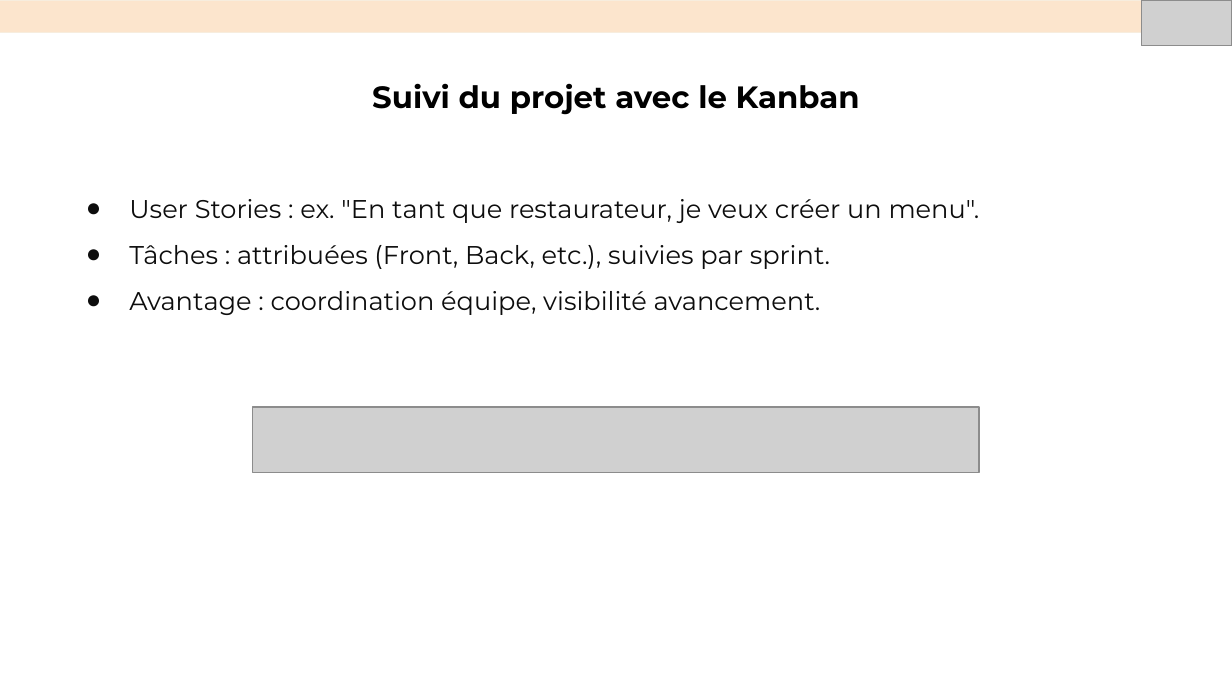
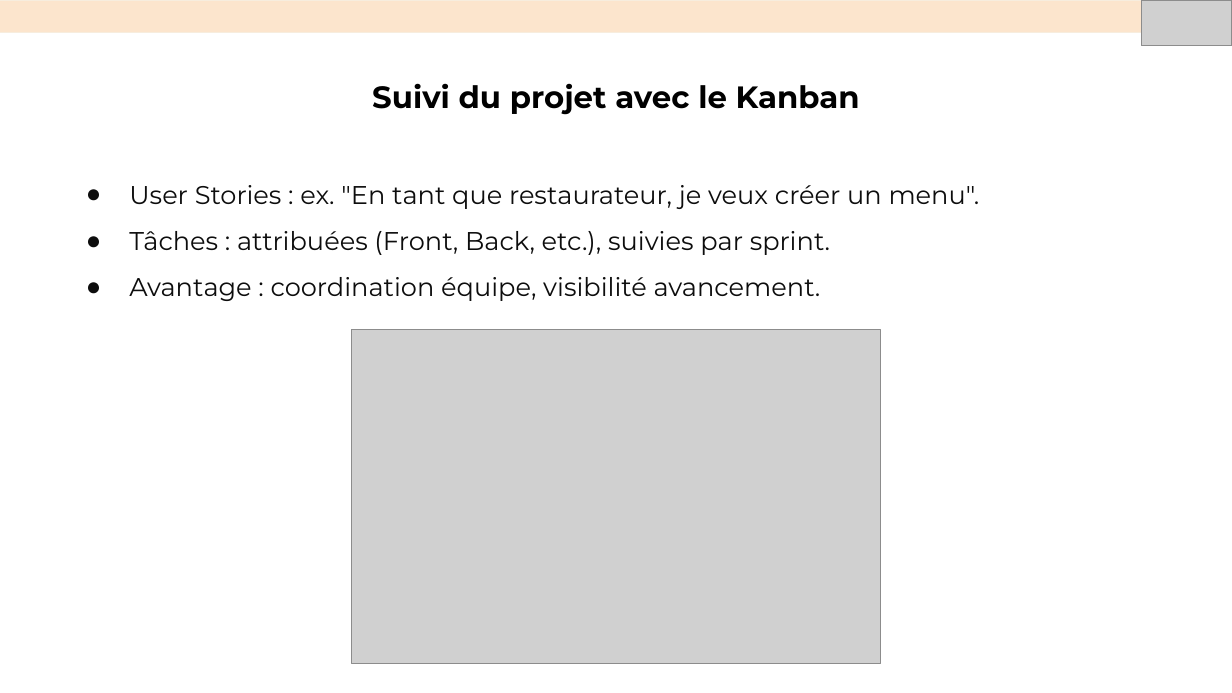
Before and after one commit to Mounir-Bmz/Planifiez-le-d-veloppement-du-site-de-votre-client, a slide deck: slide 6 of Présentation+Soufiane.pptx. Drawn at 1232x693 pixels with LibreOffice and Linux fonts; fonts in the diff are those of the drawing; grey boxes stand for pictures. Boxes give left, top, right and bottom in pixels: in the first picture for what was removed or moved away, otherwise in the second. Text is boxed around its words. In the diff, an @@ line names an element or a change of style, - is before the commit and + after.

```diff
--- a/Présentation+Soufiane.pptx
+++ b/Présentation+Soufiane.pptx
@@ text "User Stories : ex. "En ...": place and size @@
-text "User Stories : ex. "En ..." at <box>129,199,980,315</box>
+text "User Stories : ex. "En ..." at <box>129,185,980,301</box>
@@ picture added at <box>351,330,880,664</box> @@
@@ picture removed at <box>253,407,979,472</box> @@
```
Also in this commit, not shown: 6 other slides changed, 1 other file.
